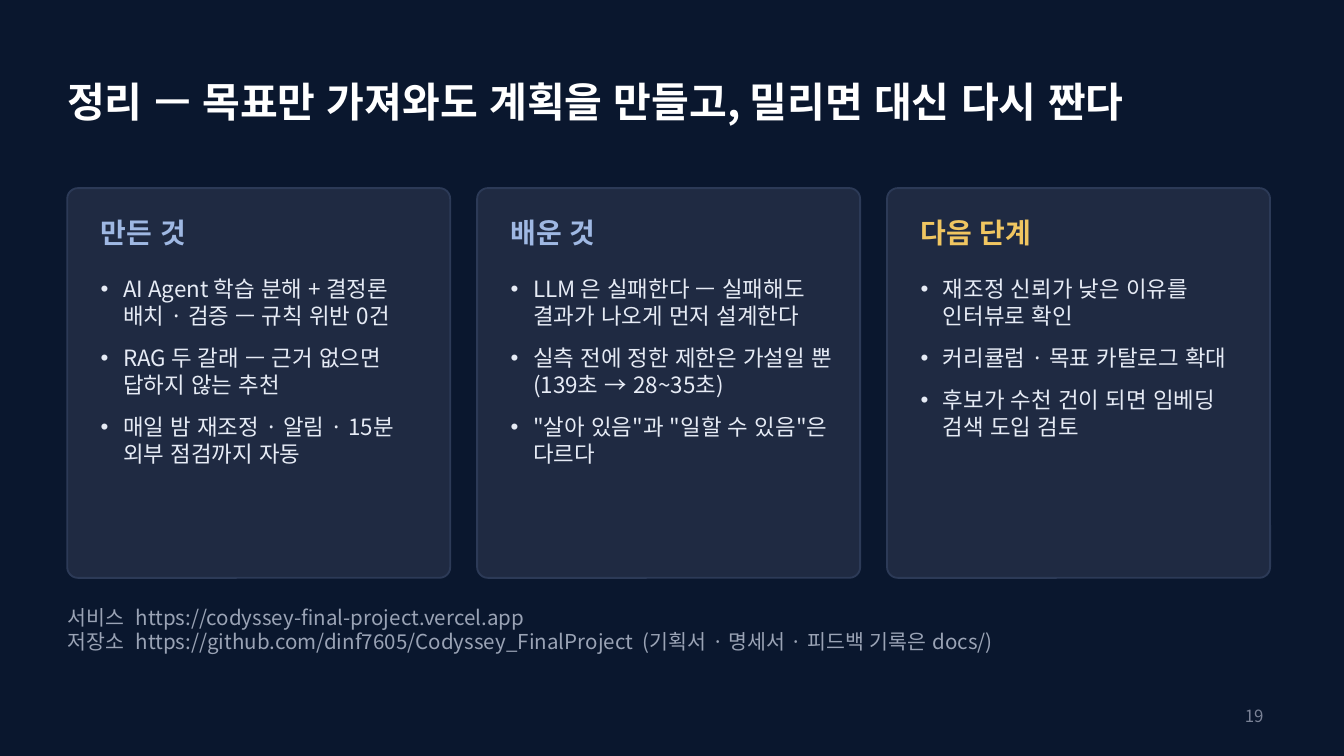
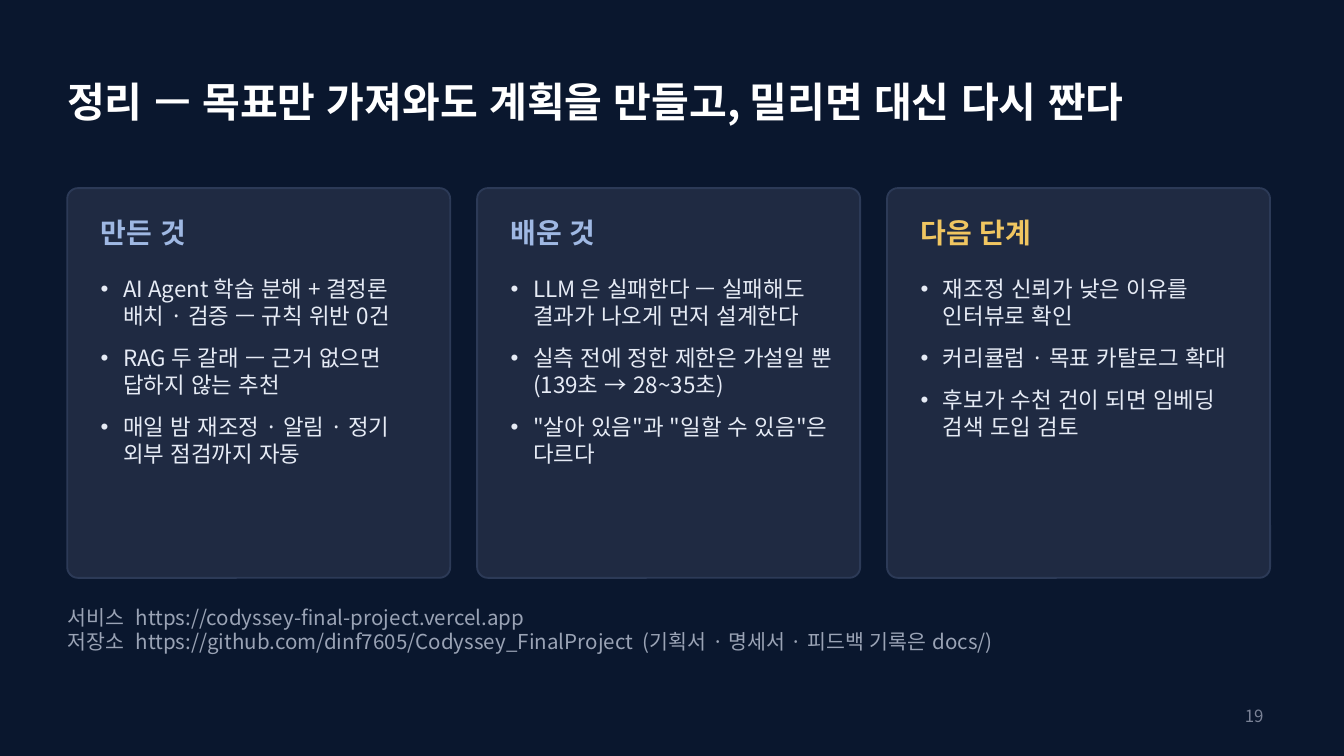
Before and after one commit to dinf7605/Codyssey_FinalProject, a slide deck: slide 19 of docs/발표자료_StudyPace.pptx. Drawn at 1344x756 pixels with LibreOffice and Linux fonts; fonts in the diff are those of the drawing. Boxes give left, top, right and bottom in pixels: in the first picture for what was removed or moved away, otherwise in the second. Text is boxed around its words. In the diff, an @@ line names an element or a change of style, - is before the commit and + after.

Commit message:
docs: 7일 운영 보고서 (가동률 100% · 오류 0건) · 외부 점검 실제 간격(약 5시간)을 사실대로 — '15분마다' 표현 정정

```diff
--- a/docs/발표자료_StudyPace.pptx
+++ b/docs/발표자료_StudyPace.pptx
@@ text at (123,416,389,464): text changed @@
-• 매일 밤 재조정 · 알림 · 15분 외부 점검까지 자동
+• 매일 밤 재조정 · 알림 · 정기 외부 점검까지 자동
```
Also in this commit, not shown: 2 other slides changed, 10 other files.
